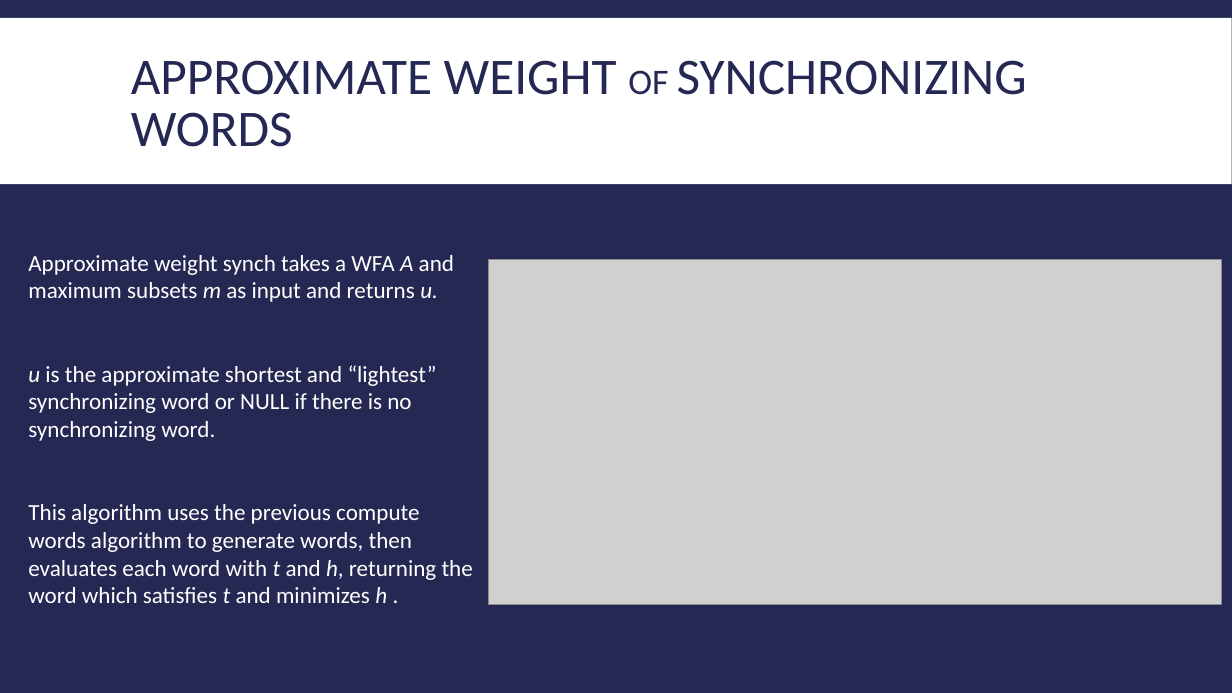
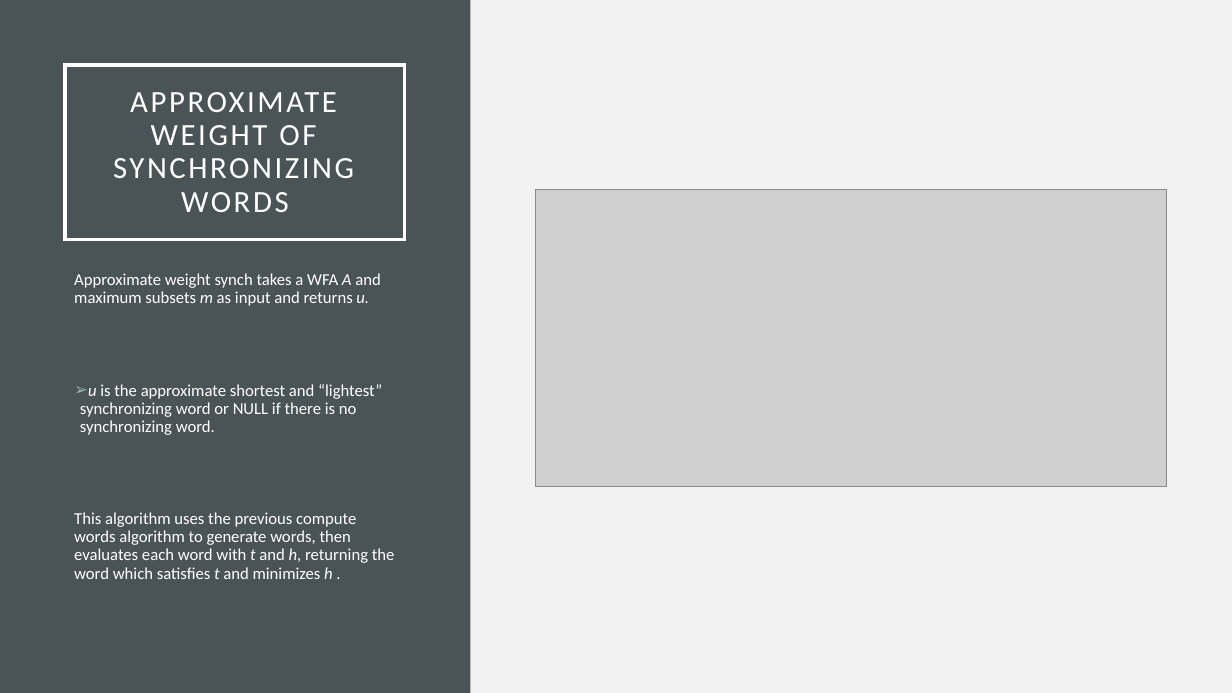
Before and after one commit to Jacobsma/CS477-Project, a slide deck: slide 15 of implementation.pptx. Drawn at 1232x693 pixels with LibreOffice and Linux fonts; fonts in the diff are those of the drawing; grey boxes stand for pictures. Boxes give left, top, right and bottom in pixels: in the first picture for what was removed or moved away, otherwise in the second. Text is boxed around its words. In the diff, an @@ line names an element or a change of style, - is before the commit and + after.

```diff
--- a/implementation.pptx
+++ b/implementation.pptx
@@ background #242852 to #F2F2F2 @@
@@ rectangle removed at bbox=[0, 18, 1232, 184] @@
@@ rectangle added at bbox=[0, 0, 470, 693], fill #4A5356 @@
@@ title "APPROXIMATE WEIGHT OF SYNCHRONIZING WORDS": place and size @@
-title "APPROXIMATE WEIGHT OF SYNCHRONIZING WORDS" at bbox=[131, 60, 1027, 147]
+title "APPROXIMATE WEIGHT OF SYNCHRONIZING WORDS" at bbox=[65, 65, 405, 239]
@@ title "APPROXIMATE WEIGHT OF SYNCHRONIZING WORDS" at bbox=[65, 65, 405, 239]: size 40 to 24 pt, text colour #242852 to #FFFFFF, letter spacing 0 to 2 pt; size 28 to 24 pt in "OF"; alignment left to centre; line spacing 0.85 to 0.9; outline none to #FFFFFF 2.5 pt @@
@@ picture: place and size @@
-picture at bbox=[488, 260, 1221, 605]
+picture at bbox=[535, 190, 1167, 487]
@@ text "Approximate weight synch takes a ...": place and size @@
-text "Approximate weight synch takes a ..." at bbox=[28, 255, 473, 603]
+text "Approximate weight synch takes a ..." at bbox=[74, 273, 395, 579]
@@ text "Approximate weight synch takes a ..." at bbox=[74, 273, 395, 579]: size 18 to 13 pt; line spacing 1 to 0.9; more space between paragraphs; bullet none to ➢ @@
```
Also in this commit, not shown: 20 other slides changed, 3 slides added, 3 slides removed, 1 other file.
